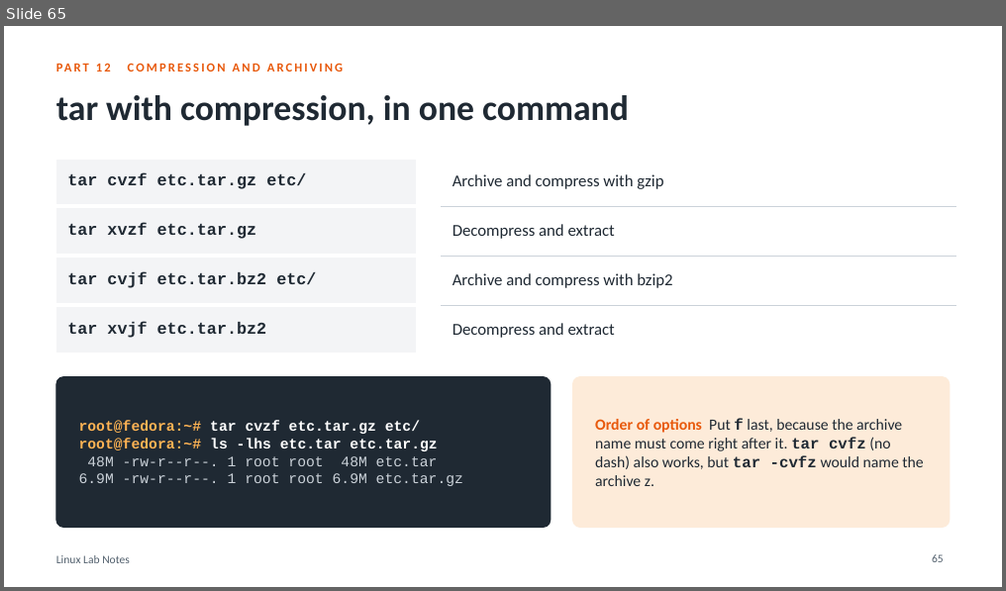
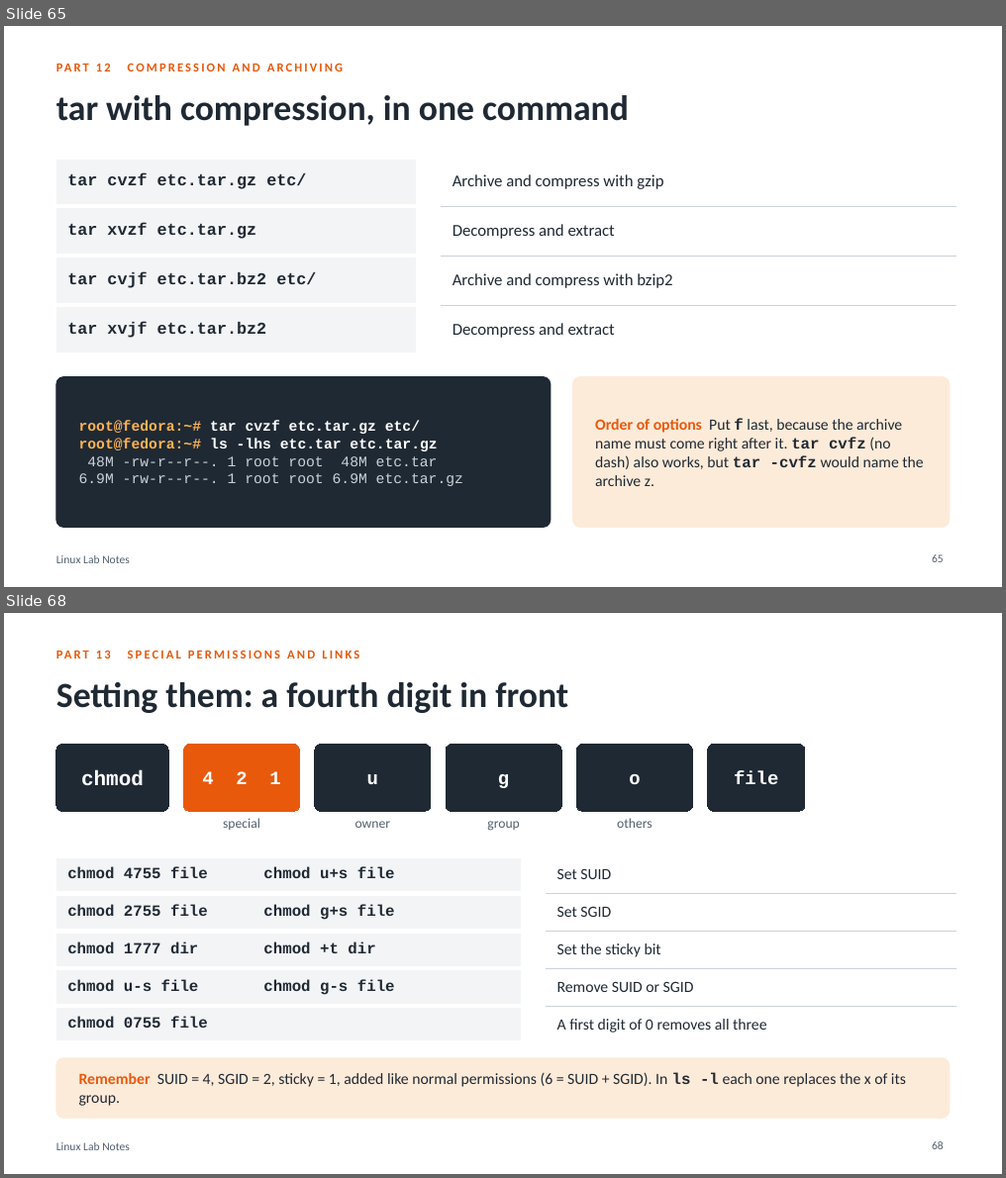
Before and after one commit to HamzaAlshafe/linux-lab-notes, a slide deck: Linux_Lab_Notes.pptx. Shown one above the other, each under a label of ours: slide 65 before the commit, slides 65 and 68 after it; the slides between them are not shown. The pictures are 1006x591 and 1006x1178 pixels, drawn with LibreOffice and Linux fonts; fonts in the diff are those of the drawing. Boxes give left, top, right and bottom in pixels: in the first picture for what was removed or moved away, otherwise in the second. Text is boxed around its words. In the diff, an @@ line names an element or a change of style, - is before the commit and + after.

Commit message:
Add special permissions, links and quiz 1

```diff
--- a/Linux_Lab_Notes.pptx
+++ b/Linux_Lab_Notes.pptx
@@ slide 68 added at <box>4,613,1002,1174</box>, background #FFFFFF; not listed: 1 template element that a slide beside it also shows @@
@@ text added at <box>128,650,359,659</box>, 12 pt, text #E8590C, bold @@
+PART 13 SPECIAL PERMISSIONS AND LINKS
@@ title added at <box>56,682,568,713</box>, 34 pt, text #1F2933, bold @@
+Setting them: a fourth digit in front
@@ rounded rectangle added at <box>56,744,168,811</box>, fill #1F2933, outline #1F2933 0.75 pt, 20 pt, text #FFFFFF, bold @@
+chmod
@@ rounded rectangle added at <box>183,744,300,811</box>, fill #E8590C, outline #E8590C 0.75 pt, 18 pt, text #FFFFFF, bold @@
+4 2 1
@@ rounded rectangle added at <box>315,744,431,811</box>, fill #1F2933, outline #1F2933 0.75 pt, 18 pt, text #FFFFFF, bold @@
+u
@@ rounded rectangle added at <box>446,744,561,811</box>, fill #1F2933, outline #1F2933 0.75 pt, 18 pt, text #FFFFFF, bold @@
+g
@@ rounded rectangle added at <box>576,744,693,811</box>, fill #1F2933, outline #1F2933 0.75 pt, 18 pt, text #FFFFFF, bold @@
+o
@@ rounded rectangle added at <box>708,744,805,811</box>, fill #1F2933, outline #1F2933 0.75 pt, 18 pt, text #FFFFFF, bold @@
+file
@@ text added at <box>223,818,260,830</box>, 13 pt, text #52606D @@
+special
@@ text added at <box>617,818,652,828</box>, 13 pt, text #52606D @@
+others
@@ text added at <box>355,821,391,828</box>, 13 pt, text #52606D @@
+owner
@@ text added at <box>487,821,519,831</box>, 13 pt, text #52606D @@
+group
@@ table added at <box>56,857,949,1037</box>, 5 rows, 3 columns @@
+chmod 4755 file chmod u+s file |  | Set SUID
+chmod 2755 file chmod g+s file |  | Set SGID
+chmod 1777 dir chmod +t dir |  | Set the sticky bit
+chmod u-s file chmod g-s file |  | Remove SUID or SGID
+chmod 0755 file |  | A first digit of 0 removes all three
@@ rounded rectangle added at <box>56,1059,949,1118</box>, fill #FDEBD9, outline #FDEBD9 1 pt @@
@@ text added at <box>79,1072,906,1106</box>, 15 pt, text #1F2933 @@
+Remember SUID = 4, SGID = 2, sticky = 1, added like normal permissions (6 = SUID + SGID). In ls -l each one replaces the x of its group.
@@ page number added at <box>932,1142,944,1150</box>, 11 pt, text #52606D @@
+68
```
Also in this commit, not shown: 8 slides changed, 12 other slides added, 1 other file.
